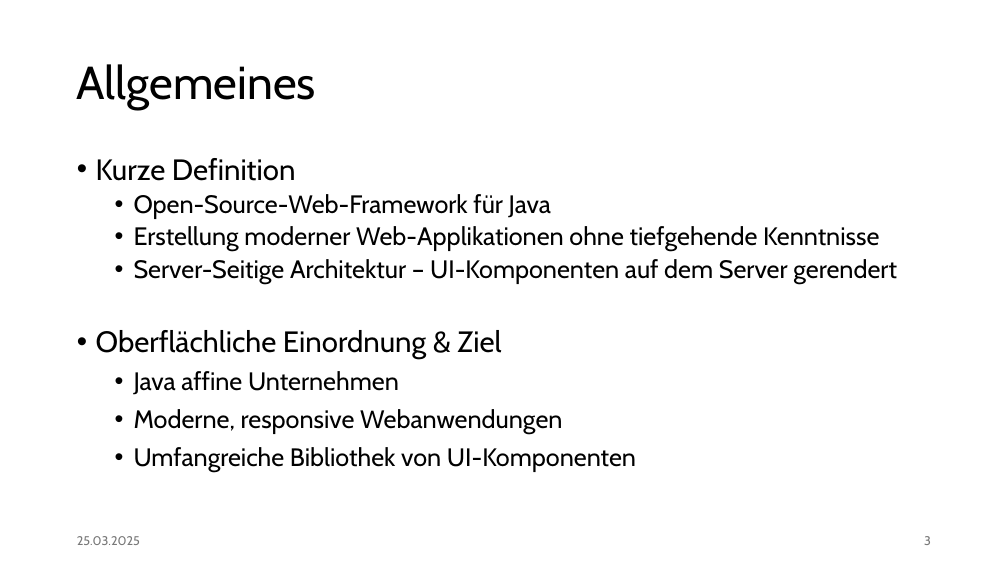
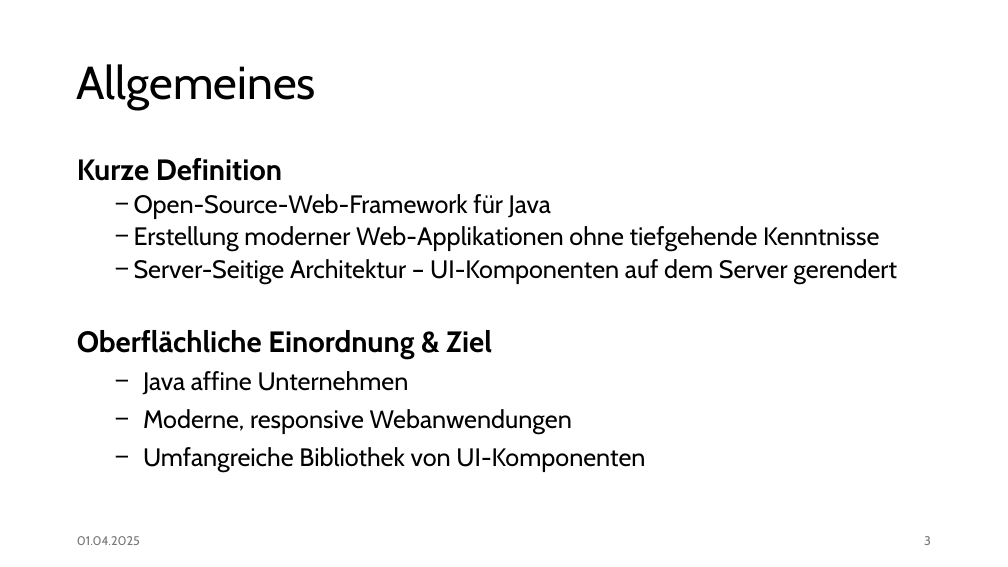
Before and after one commit to jonasaberger/DBI_JavaVaadin, a slide deck: slide 3 of 00_Docs/Projektpraesentation.pptx. Drawn at 1008x567 pixels with LibreOffice and Linux fonts; fonts in the diff are those of the drawing. Boxes give left, top, right and bottom in pixels: in the first picture for what was removed or moved away, otherwise in the second. Text is boxed around its words. In the diff, an @@ line names an element or a change of style, - is before the commit and + after.

```diff
--- a/00_Docs/Projektpraesentation.pptx
+++ b/00_Docs/Projektpraesentation.pptx
@@ text "Kurze Definition" at [77, 158, 897, 472]: bold on in "Kurze Definition", "Oberflächliche Einordnung & Ziel"; bullet • to none; bullet • to − @@
@@ text at [77, 536, 140, 545]: text changed @@
-25.03.2025
+01.04.2025
```
Also in this commit, not shown: 22 other slides changed, 1 slide added, 1 slide removed, 3 other files.
